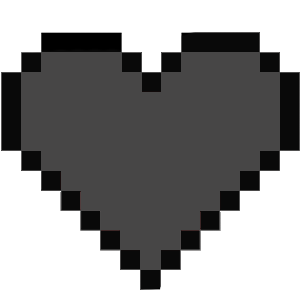
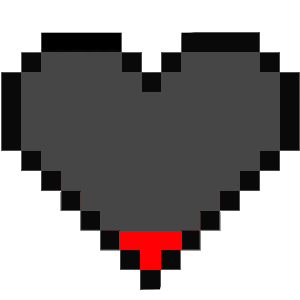
Comparing the layer stacks of the two 300 × 300 images. Changes:
painted on "Layer 1" over (119, 231, 182, 270)
